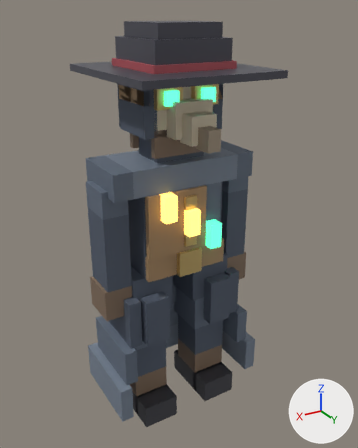
Before and after pictures for a commit that changed the glTF model assets/meshes/characters/voxel_plague_doctor_64px.glb.
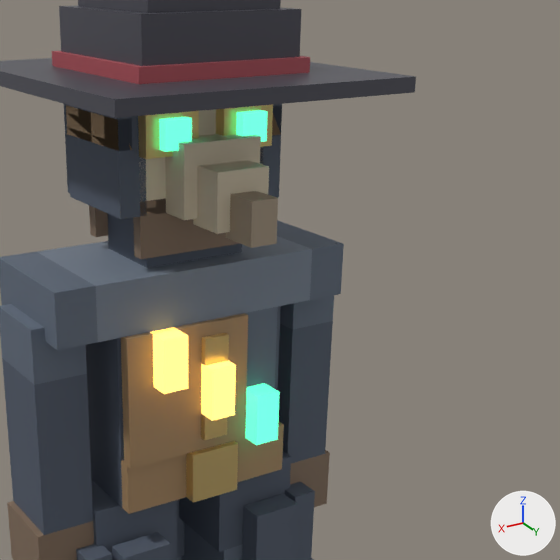
Each version appears first whole from a 50 mm camera at (1.166, 2.001, 2.042) aimed at (-0.034, 0.0, 1.042), and next in a close-up on the part from 24% to 100% of the width and 7% to 68% of the height. The lights are fixed; the arrows at lower right show +X, +Y and +Z. The last two pictures show the newer version. Where no turn or scale is listed for an object, it has been applied to the vertices.

The first close-up shows 'beak_root', 'cape_mantle_center', 'cape_mantle_left', 'forearm_left', 'goggle_lens_left', 'goggle_lens_right', 'hat_band', 'hat_brim_front', 'hat_crown_base', 'mask_hood_sides_left', 'potion_strap_diag', 'potion_vial_amber_1', 'potion_vial_amber_2', 'potion_vial_green_3', 'thigh_right', 'upper_arm_left', 'waist_belt' and 35 more.
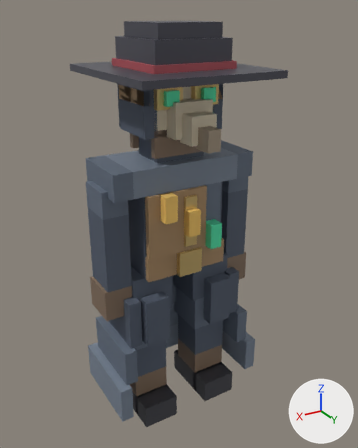
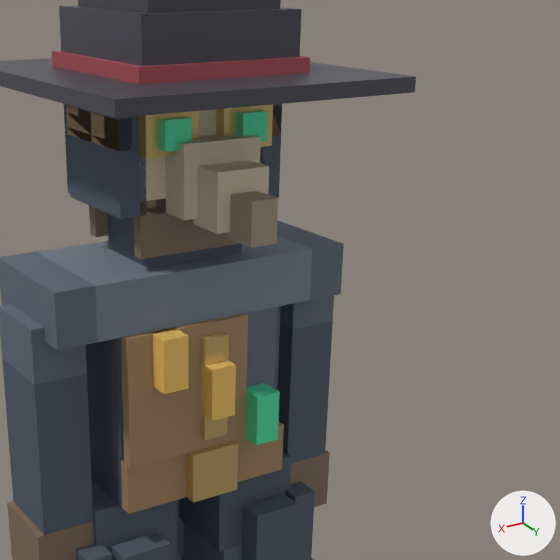
Where the change shows, as pixel boxes [x1, y1, x2, y2] in the close-ups (560 x 560 px):
'potion_vial_amber_1', recoloured, surface changed (darker): [150, 327, 188, 394] in both
'potion_vial_amber_2', recoloured, surface changed (darker): [201, 360, 236, 421] in both
'potion_vial_green_3', recoloured, surface changed (darker): [245, 383, 280, 445] in both
'goggle_lens_left', recoloured, surface changed (darker): [159, 117, 192, 152] in both
'goggle_lens_right', recoloured, surface changed (darker): [236, 110, 268, 142] in both

Edits to the bpy script that builds the scene:
```text
Change mat_lens_glass:
    remove mat_lens_glass.emission_color = (0.118, 1.0, 0.529)  # green #60ffc0
    remove mat_lens_glass.emission_strength = 1.275
Change mat_vial_amber:
    remove mat_vial_amber.emission_color = (1.0, 0.632, 0.158)  # orange #ffd06f
    remove mat_vial_amber.emission_strength = 1.71
```
